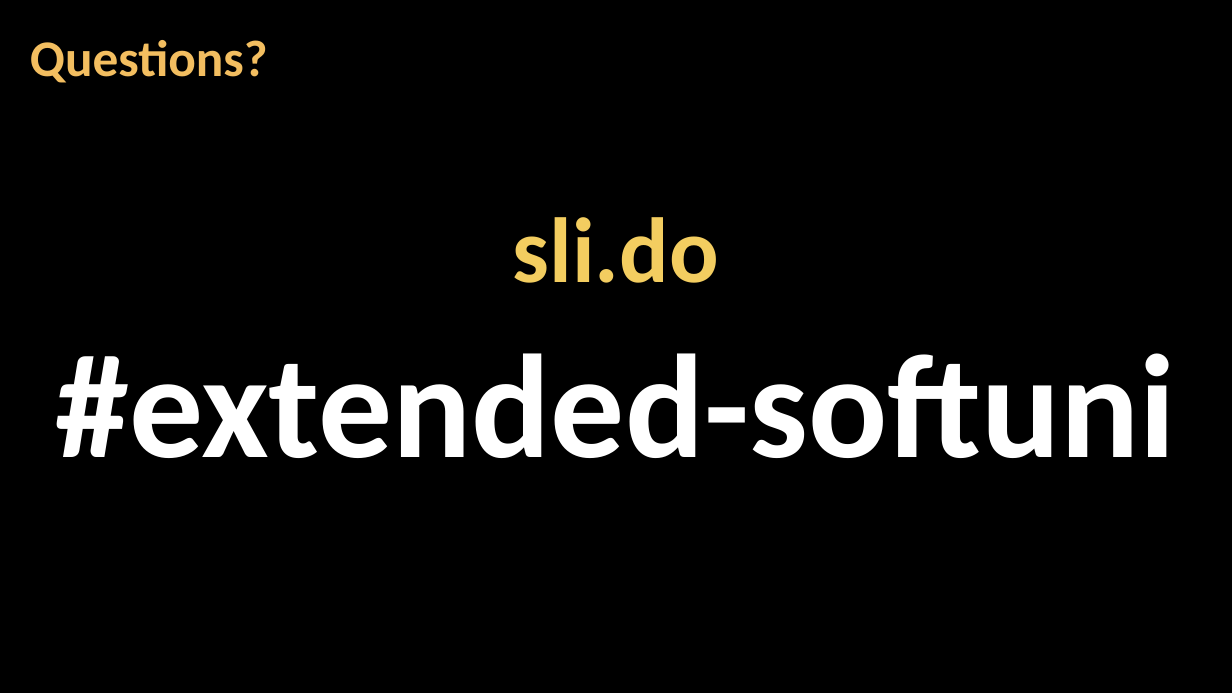
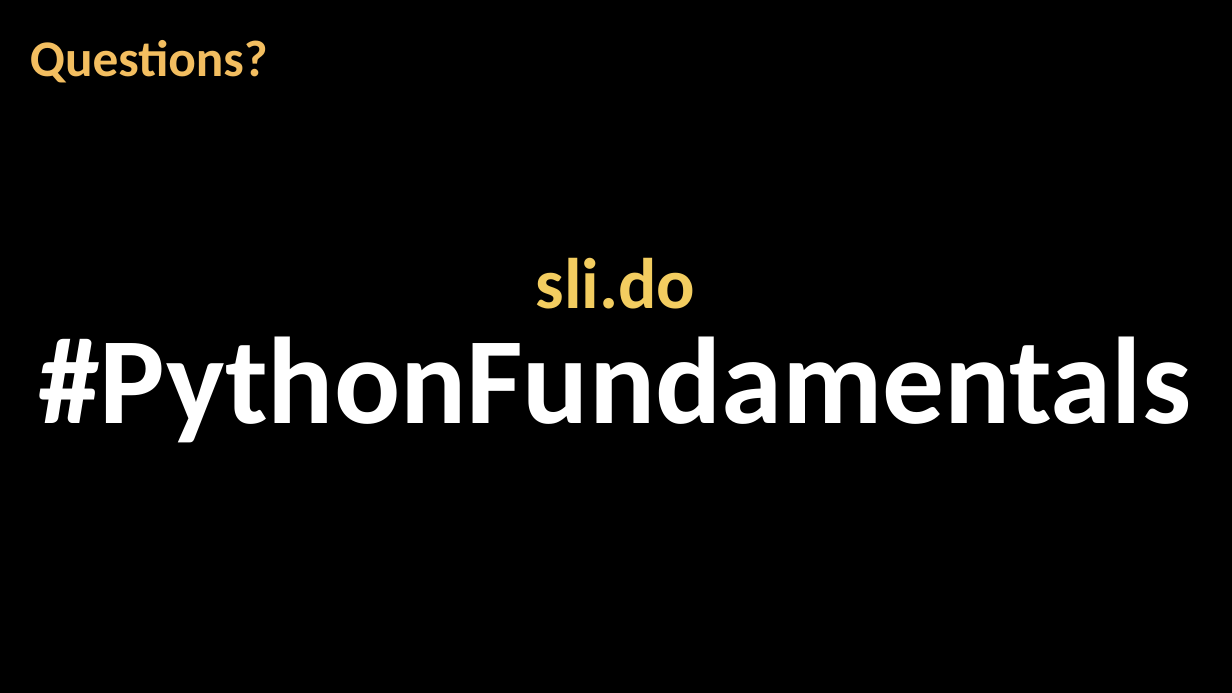
Before and after one commit to Software-University/Python-Fundamentals, a slide deck: slide 3 of 4. Dictionaries/08. Programming-Fundamentals-Extended-Dictionaries.pptx. Drawn at 1232x693 pixels with LibreOffice and Linux fonts; fonts in the diff are those of the drawing; background and template pictures are left out. Boxes give left, top, right and bottom in pixels: in the first picture for what was removed or moved away, otherwise in the second. Text is boxed around its words. In the diff, an @@ line names an element or a change of style, - is before the commit and + after.

```diff
--- a/4. Dictionaries/08. Programming-Fundamentals-Extended-Dictionaries.pptx
+++ b/4. Dictionaries/08. Programming-Fundamentals-Extended-Dictionaries.pptx
@@ text at [38,257,1191,443]: text changed; size 115 to 96.1 pt @@
-sli.do
-#extended-softuni
+sli.do
+#PythonFundamentals
```
Also in this commit, not shown: 6 other files.
